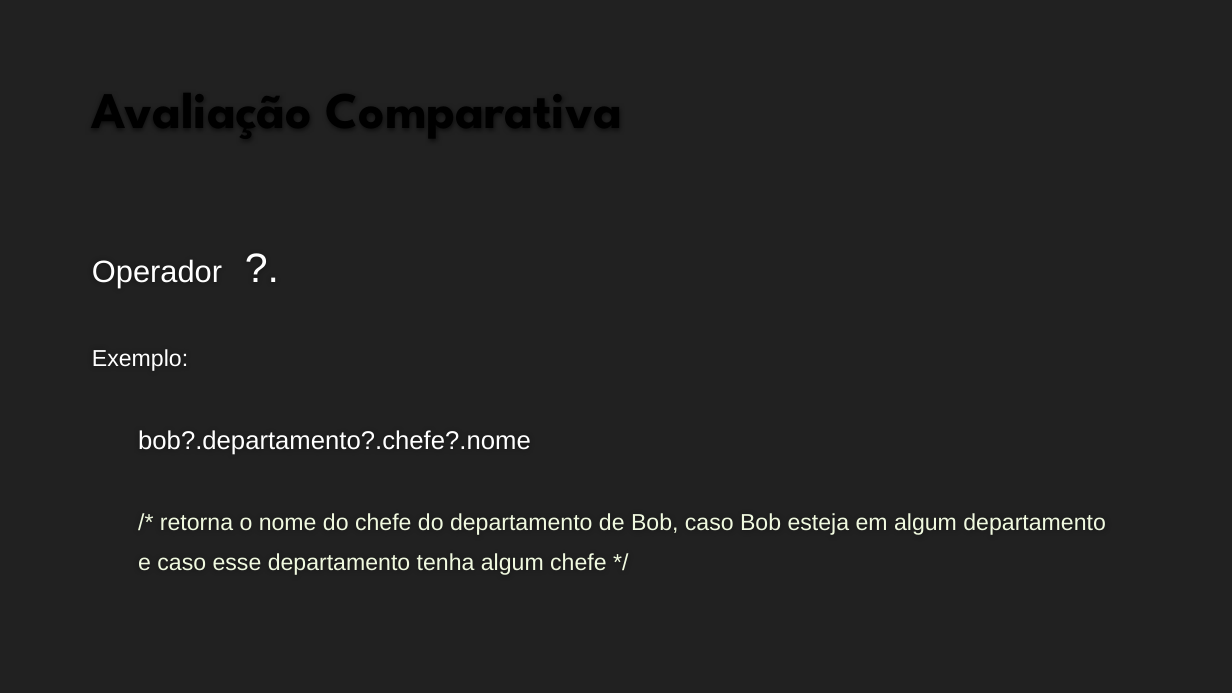
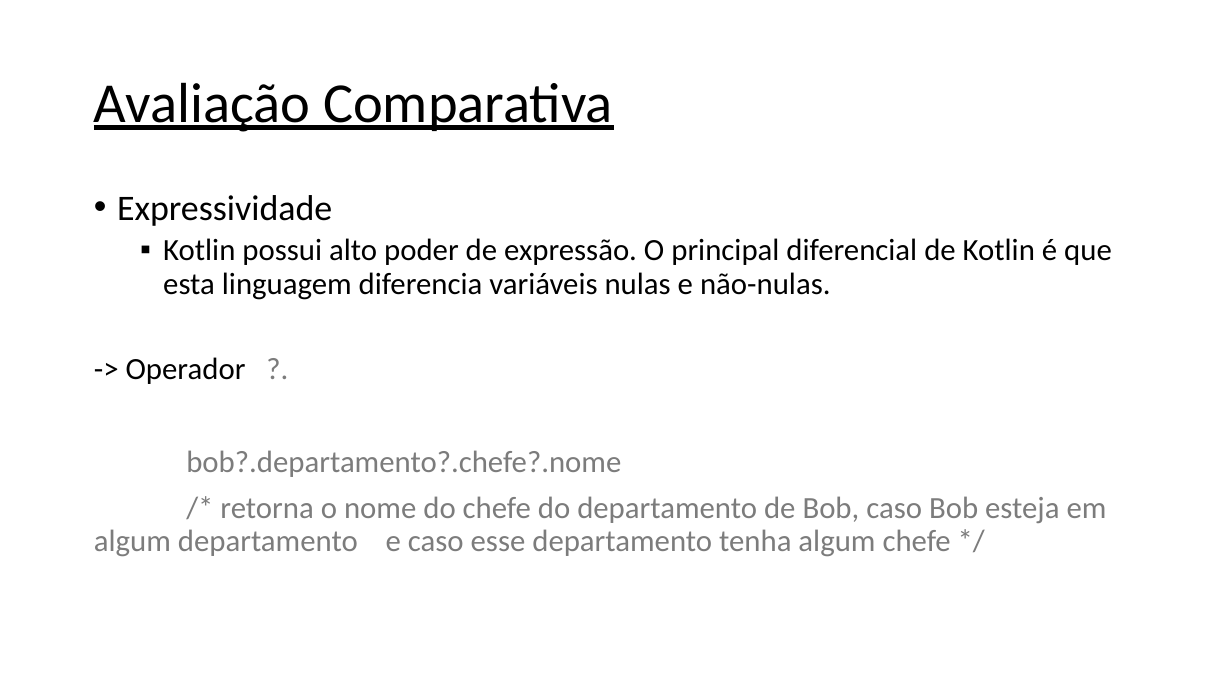
Before and after one commit to lucascomp/EDL, a slide deck: slide 6 of trabalhos/trabalho-01/SLIDES.pptx (slide 9 before the commit). Drawn at 1232x693 pixels with LibreOffice and Linux fonts; fonts in the diff are those of the drawing; background and template pictures are left out. Boxes give left, top, right and bottom in pixels: in the first picture for what was removed or moved away, otherwise in the second. Text is boxed around its words. In the diff, an @@ line names an element or a change of style, - is before the commit and + after.

```diff
--- a/trabalhos/trabalho-01/SLIDES.pptx
+++ b/trabalhos/trabalho-01/SLIDES.pptx
@@ background #212121 to #FFFFFF @@
@@ title "Avaliação Comparativa": place and size @@
-title "Avaliação Comparativa" at bbox=[82, 45, 1151, 143]
+title "Avaliação Comparativa" at bbox=[94, 82, 613, 132]
@@ title "Avaliação Comparativa" at bbox=[94, 82, 613, 132]: size 40 to 44 pt, font League Spartan to Calibri, bold off, underline on; line spacing 1 to 0.9; vertical alignment bottom to middle @@
@@ text "Expressividade": place and size @@
-text "Expressividade" at bbox=[92, 259, 1106, 575]
+text "Expressividade" at bbox=[94, 195, 1112, 556]
@@ text "Expressividade" at bbox=[94, 195, 1112, 556]: vertical alignment middle to top @@
@@ text at bbox=[117, 195, 1112, 384]: text changed; font Arial to Calibri; text colour #FFFFFF to #000000 @@
-Operador ?.
-Exemplo:
+• Expressividade
+  ▪ Kotlin possui alto poder de expressão. O principal diferencial de Kotlin é que esta linguagem diferencia variáveis nulas e não-nulas.
+-> Operador ?.
@@ text at bbox=[186, 450, 621, 477]: size 20 to 24 pt, font Arial to Calibri, text colour #FFFFFF to #7C7C7C in "bob?.departamento?.chefe?.nome"; line spacing 1 to 0.9 @@
@@ text at bbox=[94, 496, 1107, 556]: text changed; size 18 to 24 pt; font Arial to Calibri; text colour #F0F9DF to #7C7C7C @@
-/* retorna o nome do chefe do departamento de Bob, caso Bob esteja em algum departamento
-e caso esse departamento tenha algum chefe */
+/* retorna o nome do chefe do departamento de Bob, caso Bob esteja em algum departamento e caso esse departamento tenha algum chefe */
```
Also in this commit, not shown: 6 other slides changed, 1 slide added, 5 slides removed.
